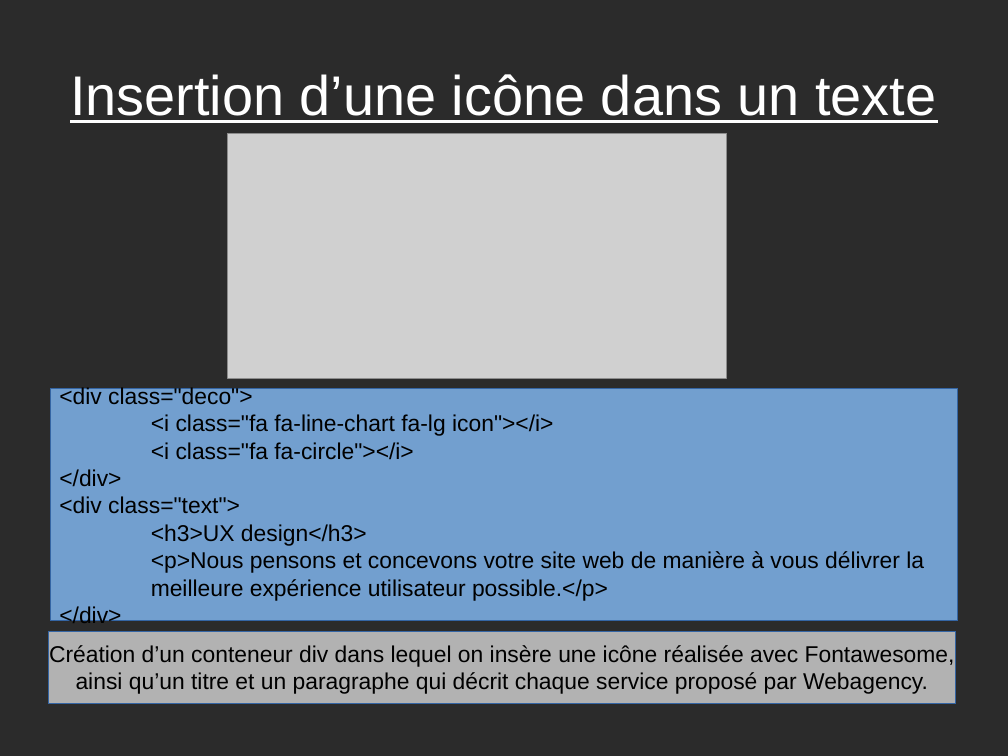
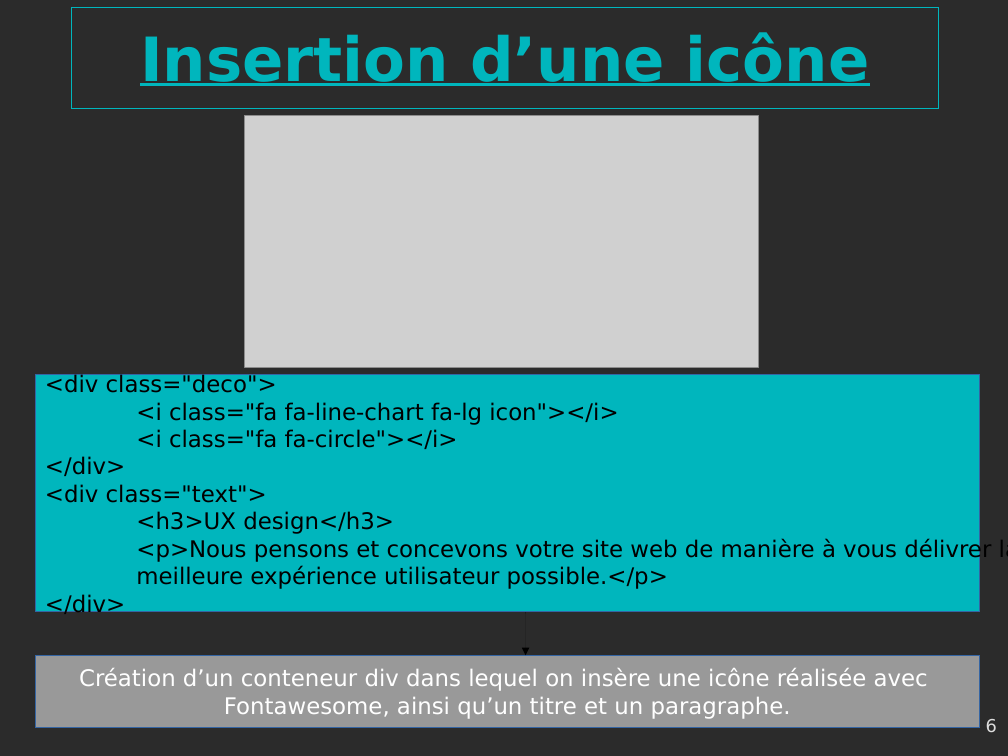
Before and after one commit to gambit13009/webagency, a slide deck: slide 6 of Webagency-presentation.odp (slide 5 before the commit). Drawn at 1008x756 pixels with LibreOffice and Linux fonts; fonts in the diff are those of the drawing; grey boxes stand for pictures; background and template pictures are left out; a plain dark background stands for a picture behind light text. Boxes give left, top, right and bottom in pixels: in the first picture for what was removed or moved away, otherwise in the second. Text is boxed around its words. In the diff, an @@ line names an element or a change of style, - is before the commit and + after.

```diff
--- a/Webagency-presentation.odp
+++ b/Webagency-presentation.odp
@@ title "Insertion d’une icône": place and size @@
-title "Insertion d’une icône" at [70, 74, 936, 123]
+title "Insertion d’une icône" at [71, 7, 939, 108]
@@ title "Insertion d’une icône" at [71, 7, 939, 108]: outline none to #00B6BD 0 pt @@
@@ title at [140, 32, 869, 86]: text changed; size 44 to 48 pt; font Arial to DejaVu Sans; text colour #FFFFFF to #00B6BD; bold on @@
-Insertion d’une icône dans un texte
+Insertion d’une icône
@@ picture: place and size @@
-picture at [228, 134, 726, 379]
+picture at [245, 115, 758, 368]
@@ rectangle "<div class="deco">": place and size @@
-rectangle "<div class="deco">" at [50, 389, 958, 621]
+rectangle "<div class="deco">" at [36, 374, 979, 612]
@@ rectangle "<div class="deco">" at [36, 374, 979, 612]: font Arial to DejaVu Sans; fill #729FCF to #00B6BD @@
@@ arrow added from (526, 612) to (526, 656), #000000 0 pt @@
@@ rectangle "Création d’un conteneur div dans ...": place and size @@
-rectangle "Création d’un conteneur div dans ..." at [48, 631, 956, 703]
+rectangle "Création d’un conteneur div dans ..." at [36, 656, 979, 728]
@@ rectangle "Création d’un conteneur div dans ..." at [36, 656, 979, 728]: fill #B2B2B2 to #999999 @@
@@ text in rectangle at [79, 668, 928, 719]: text changed; font Arial to DejaVu Sans; text colour #000000 to #FFFFFF @@
-Création d’un conteneur div dans lequel on insère une icône réalisée avec Fontawesome,
-ainsi qu’un titre et un paragraphe qui décrit chaque service proposé par Webagency.
+Création d’un conteneur div dans lequel on insère une icône réalisée avec
+Fontawesome, ainsi qu’un titre et un paragraphe.
@@ page number added at [986, 719, 997, 732], 14 pt, text #DDDDDD @@
+6
```
Also in this commit, not shown: 9 other slides changed, 1 slide added, 5 other files.
